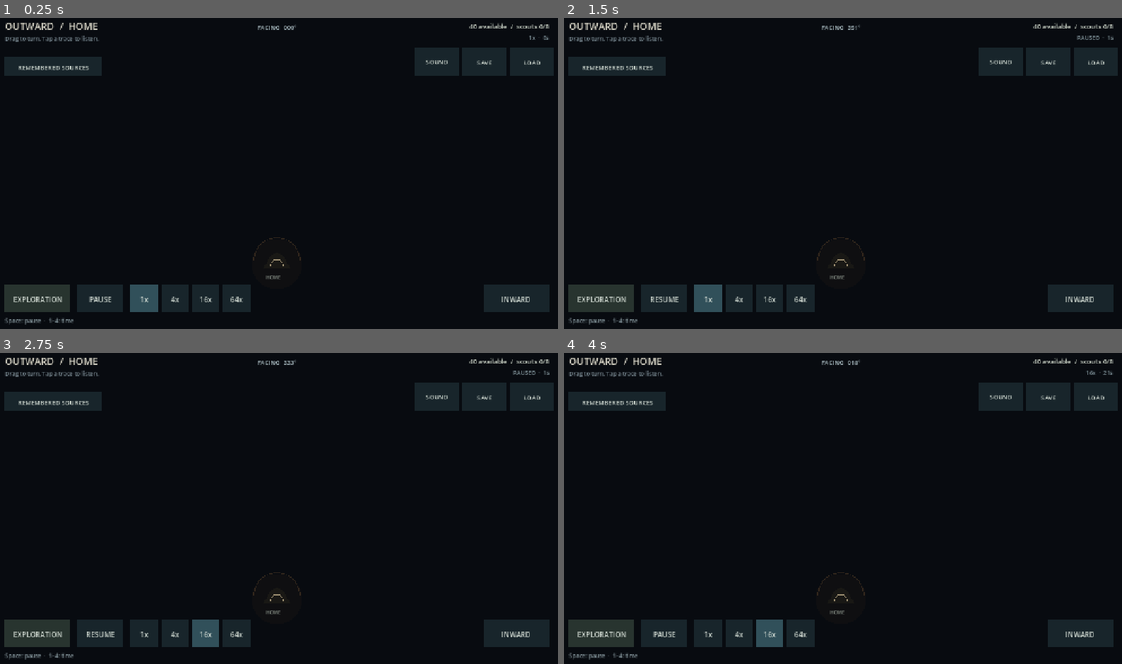
Above: before the commit, frames 1-4 (two rows, left to right).
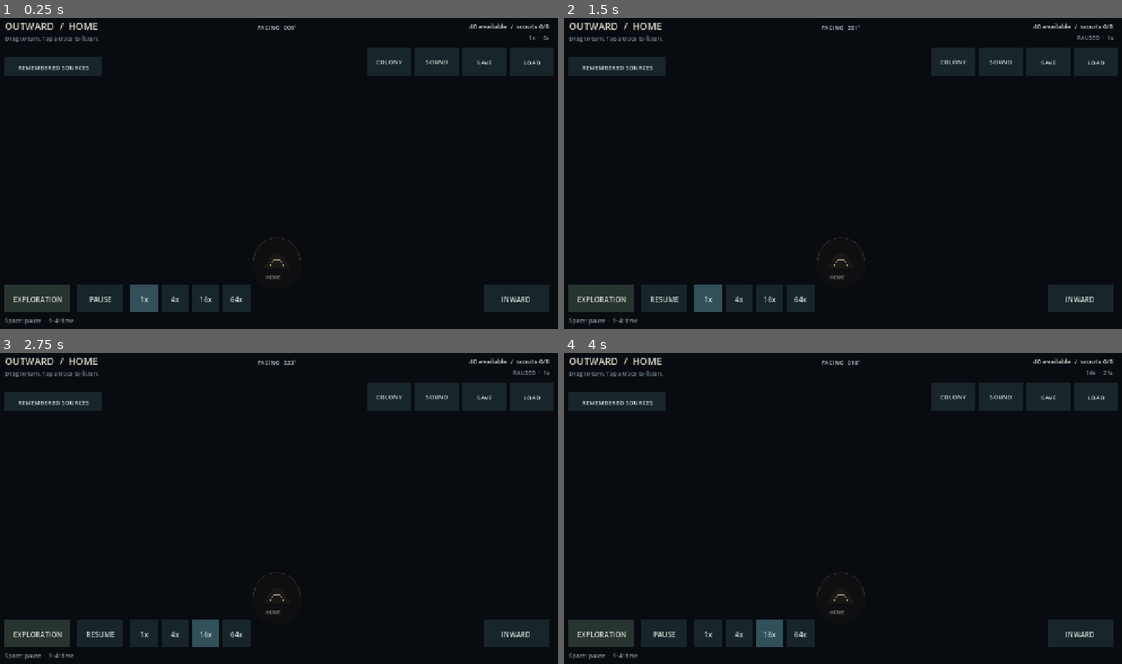
Above: after the commit, the same moments.

Repository: tellesus/Antzenpile
Game: Godot game, scene res://scenes/main/main.tscn
Same seed, same stepped clock (60 frames per second), same inputs: the game is played once before the commit and once after it. Sound files missing from this copy of the repository are replaced by a short silence.
Inputs (mouse positions are in pixels of both pictures, inside the frame that each line leads up to):
- Up to frame 1 (0.25 s): no input
- Up to frame 2 (1.5 s): tap Enter at 0.5 s; move the mouse to (965, 154) at 0.52 s; press the mouse at (965, 154) at 0.53 s; release the mouse at (965, 154) at 1.25 s; tap Space (pause) at 1.25 s; drag from (725, 189) to (815, 235) at 1.27 s
- Up to frame 3 (2.75 s): tap Enter at 2 s; move the mouse to (334, 436) at 2.02 s; hold 3 (time_16) from 2.03 s (still down); click (334, 436) at 2.3 s
- Up to frame 4 (4 s): release 3 (time_16) at 2.75 s; tap Space (pause) at 2.75 s; drag from (815, 570) to (670, 458) at 2.77 s; tap Enter at 3.5 s; move the mouse to (1010, 555) at 3.52 s; press the mouse at (1010, 555) at 3.53 s

The runs differ from the first frame. In frame 1, 0.7% of the frame differs, in the area x 65-74%, y 9-19%; in frame 2, 0.7%; in frame 3, 0.7%; in frame 4, 0.7%.

Commit message:
task 070: restart seeded colonies while preserving saves and preferences

Diff:
--- a/src/core/game_root.gd
+++ b/src/core/game_root.gd
@@ -21,6 +21,7 @@
 var mode: String = "outward"
 var audio_preferences: AudioPreferences = preload("res://src/audio/audio_preferences.gd").new()
 var _audio_settings: AudioSettings
+var _colony_controls: ColonyControls
 
 
 func _ready() -> void:
@@ -78,9 +79,15 @@
 		_audio_settings = preload("res://src/presentation/audio_settings.gd").new()
 		_audio_settings.preferences = audio_preferences
 		_audio_settings.changed = audio_preferences.save_file
-		_audio_settings.blocked = debug_is_open
+		_audio_settings.blocked = sound_controls_blocked
 		_audio_settings.z_index = 100
 		add_child(_audio_settings)
+		_colony_controls = preload("res://src/presentation/colony_controls.gd").new()
+		_colony_controls.seed_provider = current_seed
+		_colony_controls.start_command = start_new_colony
+		_colony_controls.blocked = colony_controls_blocked
+		_colony_controls.z_index = 101
+		add_child(_colony_controls)
 	# Lazy load keeps truth-view code out of the headless runtime and release input path.
 	if OS.is_debug_build() and DisplayServer.get_name() != "headless":
 		_debug_view = load("res://src/debug/debug_world_view.gd").new()
@@ -95,7 +102,7 @@
 
 
 func _unhandled_input(event: InputEvent) -> void:
-	if _audio_settings != null and _audio_settings.opened: return
+	if interaction_blocked(): return
 	if not debug_is_open() and event.is_action_pressed("save_run"):
 		_show_save_feedback(quick_save(), "Run saved")
 		get_viewport().set_input_as_handled()
@@ -125,7 +132,29 @@
 
 
 func interaction_blocked() -> bool:
+	return debug_is_open() or _audio_settings != null and _audio_settings.opened or _colony_controls != null and _colony_controls.opened
+
+
+func sound_controls_blocked() -> bool:
+	return debug_is_open() or _colony_controls != null and _colony_controls.opened
+
+
+func colony_controls_blocked() -> bool:
 	return debug_is_open() or _audio_settings != null and _audio_settings.opened
+
+
+func current_seed() -> int:
+	return simulation.run.run_seed
+
+
+func start_new_colony(seed_value: Variant) -> Dictionary:
+	if not simulation.start_new_run(seed_value):
+		return {"accepted": false, "reason": "Invalid colony seed"}
+	if _audio_settings != null: _audio_settings.opened = false
+	if _colony_controls != null: _colony_controls.opened = false
+	set_mode("outward")
+	_refresh_loaded_views()
+	return {"accepted": true, "reason": ""}
 
 
 func sensory_snapshot(pile_id: String) -> Array[Dictionary]:
@@ -306,21 +335,31 @@
 func quick_load() -> Dictionary:
 	var accepted: bool = save_service.load_into(simulation)
 	if accepted:
-		if _outward_view != null:
-			_outward_view.facing = 0.0
-			_outward_view.selected_id = ""
-			_outward_view.sources_open = false
-			_outward_view.source_page = 0
-			_outward_view.reset_mission_visuals()
-		if _inward_view != null:
-			_inward_view.selected_id = ""
-			_inward_view.web_selection = "foraging"
-			_inward_view.web_family = "foraging"
-		if _debug_view != null:
-			_debug_view.snapshot_provider = simulation.run.to_dict
-		if _audio_controller != null:
-			_audio_controller.restart_after_load()
+		_refresh_loaded_views()
 	return {"accepted": accepted, "reason": save_service.last_error}
+
+
+func _refresh_loaded_views() -> void:
+	if _outward_view != null:
+		_outward_view.facing = 0.0
+		_outward_view.selected_id = ""
+		_outward_view.sources_open = false
+		_outward_view.source_page = 0
+		_outward_view._pointer_kind = ""
+		_outward_view._feedback = ""
+		_outward_view.reset_mission_visuals()
+		_outward_view._process(0)
+	if _inward_view != null:
+		_inward_view.selected_id = ""
+		_inward_view.web_selection = "foraging"
+		_inward_view.web_family = "foraging"
+		_inward_view._feedback = ""
+		_inward_view._process(0)
+	if _debug_view != null:
+		_debug_view.snapshot_provider = simulation.run.to_dict
+		_debug_view.model.selected_id = "home"
+	if _audio_controller != null:
+		_audio_controller.restart_after_load()
 
 
 func _show_save_feedback(result: Dictionary, success: String) -> void:
--- a/src/core/simulation_controller.gd
+++ b/src/core/simulation_controller.gd
@@ -43,6 +43,13 @@
 	if not candidate.restore(snapshot):
 		return false
 	_attach_run(candidate)
+	return true
+
+
+func start_new_run(seed_value: Variant) -> bool:
+	if not seed_value is int:
+		return false
+	_attach_run(Run.new(seed_value))
 	return true
 
 
--- /dev/null
+++ b/src/presentation/colony_controls.gd
@@ -0,0 +1,69 @@
+class_name ColonyControls
+extends Node2D
+## Explicit restart choices, separate from colony actions and save slots.
+
+var seed_provider: Callable
+var start_command: Callable
+var blocked: Callable
+var opened: bool = false
+var _font: Font = ThemeDB.fallback_font
+
+func _process(_delta: float) -> void: queue_redraw()
+
+func button_rect() -> Rect2:
+	return Rect2(get_viewport_rect().size.x - 436,78,100,64)
+
+func panel_rect() -> Rect2:
+	return Rect2(get_viewport_rect().size.x - 432,156,408,332)
+
+func choice_rect(choice: String) -> Rect2:
+	return Rect2(panel_rect().position + Vector2(24,148 if choice == "repeat" else 206 if choice == "fresh" else 264),Vector2(360,44))
+
+func activate_at(at: Vector2) -> bool:
+	if blocked.is_valid() and blocked.call(): return false
+	if button_rect().has_point(at):
+		opened = not opened
+		return true
+	if not opened: return false
+	if choice_rect("cancel").has_point(at):
+		opened = false
+		return true
+	for choice: String in ["repeat", "fresh"]:
+		if choice_rect(choice).has_point(at) and start_command.is_valid() and seed_provider.is_valid():
+			var seed_value: int = seed_provider.call()
+			if choice == "fresh":
+				seed_value = int(Time.get_ticks_usec() % 2147483646) + 1
+				if seed_value == seed_provider.call(): seed_value = seed_value % 2147483646 + 1
+			var result: Dictionary = start_command.call(seed_value)
+			if result.get("accepted",false): opened = false
+	return true
+
+func _input(event: InputEvent) -> void:
+	if blocked.is_valid() and blocked.call(): return
+	if opened and event is InputEventKey and event.pressed and event.keycode == KEY_ESCAPE:
+		opened = false
+		get_viewport().set_input_as_handled()
+		return
+	var press: bool = event is InputEventScreenTouch and event.pressed or event is InputEventMouseButton and event.pressed and event.button_index == MOUSE_BUTTON_LEFT
+	if press and activate_at(event.position): get_viewport().set_input_as_handled()
+	elif opened: get_viewport().set_input_as_handled()
+
+func _draw() -> void:
+	if blocked.is_valid() and blocked.call(): return
+	draw_rect(button_rect(),Color("18252b"))
+	_label(button_rect().position + Vector2(21,38),"COLONY",14,Color("d3dcd4"))
+	if not opened: return
+	draw_rect(get_viewport_rect(),Color(0.025,0.04,0.06,0.82))
+	var panel: Rect2 = panel_rect()
+	draw_rect(panel,Color("111921"))
+	draw_rect(panel,Color("41535a"),false)
+	_label(panel.position+Vector2(24,32),"Start a new colony",22,Color("d9d3be"))
+	_label(panel.position+Vector2(24,64),"Unsaved progress will be replaced.",15,Color("ccac91"))
+	_label(panel.position+Vector2(24,90),"Your saved colony and sound settings stay.",15,Color("a9b9bc"))
+	_label(panel.position+Vector2(24,120),"Same backyard · current seed %s" % str(seed_provider.call()),13,Color("82939c"))
+	for choice: String in ["repeat","fresh","cancel"]:
+		draw_rect(choice_rect(choice),Color("35483c") if choice != "cancel" else Color("263038"))
+		_label(choice_rect(choice).position+Vector2(32,28),"REPEAT THIS SEED" if choice == "repeat" else "START WITH A FRESH SEED" if choice == "fresh" else "CANCEL",14,Color("dce5d9"))
+
+func _label(at: Vector2,text: String,size: int,color: Color) -> void:
+	draw_string(_font,at,text,HORIZONTAL_ALIGNMENT_LEFT,-1,size,color)
--- /dev/null
+++ b/tests/probe_new_colony.gd
@@ -0,0 +1,40 @@
+extends SceneTree
+const Root = preload("res://src/core/game_root.gd")
+const Save = preload("res://src/core/save_service.gd")
+var failed: bool = false
+func _initialize(): _run.call_deferred()
+func _run():
+	var root := Root.new()
+	get_root().add_child(root)
+	root.set_process(false)
+	root.simulation.set_exploration(2)
+	root.simulation.advance(300)
+	root.simulation.toggle_pause()
+	root.save_service = Save.new("res://.godot/card070_probe_save.json")
+	if not root.quick_save().accepted: failed = true
+	root.audio_preferences.music = 0.25
+	var snapshot: Dictionary = root.simulation.run.to_dict()
+	var controls: ColonyControls = root._colony_controls
+	for mode: String in ["outward","inward"]:
+		root.set_mode(mode)
+		for size: Vector2i in [Vector2i(1280,720),Vector2i(900,600)]:
+			DisplayServer.window_set_size(size)
+			for frame: int in 3: await process_frame
+			controls.activate_at(controls.button_rect().get_center())
+			if not root.interaction_blocked() or not root.sound_controls_blocked(): failed = true
+			if root._audio_settings.activate_at(root._audio_settings.button_rect().get_center()): failed = true
+			for frame: int in 3: await process_frame
+			await RenderingServer.frame_post_draw
+			if get_root().get_texture().get_image().save_png("res://.godot/card070_%s_%d.png" % [mode,size.x]) != OK: failed = true
+			controls.activate_at(controls.choice_rect("cancel").get_center())
+	if snapshot != root.simulation.run.to_dict(): failed = true
+	controls.opened = true
+	controls.activate_at(controls.choice_rect("repeat").get_center())
+	if controls.opened or root.mode != "outward" or root.simulation.run.simulation_time != 0 or root.audio_preferences.music != 0.25: failed = true
+	root._outward_view.dispatch_command.call(0.0)
+	if root.simulation.run.scouts.size() != 1: failed = true
+	if not root.quick_load().accepted or root.simulation.run.to_dict() != snapshot: failed = true
+	print("[NEW-COLONY] both layouts/modes, exclusive modal, repeat seed, retained levels/save and rebound scout command; failed=%s" % failed)
+	root.free()
+	await create_timer(0.5).timeout
+	quit(1 if failed else 0)
--- a/tests/run_tests.gd
+++ b/tests/run_tests.gd
@@ -64,6 +64,7 @@
 	preload("res://tests/test_colony_activity.gd"),
 	preload("res://tests/test_chamber_music.gd"),
 	preload("res://tests/test_audio_preferences.gd"),
+	preload("res://tests/test_new_colony.gd"),
 ]
 
 var checks: int = 0
--- /dev/null
+++ b/tests/test_new_colony.gd
@@ -0,0 +1,60 @@
+extends RefCounted
+const Controller = preload("res://src/core/simulation_controller.gd")
+const Root = preload("res://src/core/game_root.gd")
+const Controls = preload("res://src/presentation/colony_controls.gd")
+const Save = preload("res://src/core/save_service.gd")
+
+func run(test: Object) -> bool:
+	var game := Controller.new(70)
+	var founding: Dictionary = game.run.to_dict()
+	game.set_exploration(5)
+	game.advance(500)
+	var old_clock: SimulationClock = game.run.clock
+	var old_system: RefCounted = game.scouting
+	test.check(game.start_new_run(70) and game.run.to_dict() == founding, "Repeat seed restores the exact founding colony with no residual jobs or evidence")
+	test.check(not old_clock.tick.is_connected(game._tick) and old_system != game.scouting, "Old clock disconnects while fresh systems attach to the same controller")
+	var before: Dictionary = game.run.to_dict()
+	old_clock.advance(5)
+	test.check(game.run.to_dict() == before, "An externally retained old clock cannot advance the fresh run")
+	for value: Variant in ["70", 70.0, true, null]:
+		test.check(not game.start_new_run(value) and game.run.to_dict() == before, "Invalid seed preserves the active colony atomically")
+	test.check(game.start_new_run(-70) and game.run.run_seed == -70, "Repeat supports the existing signed integer seed contract")
+	game.set_exploration(5)
+	game.advance(100)
+	var repeat := Controller.new(-70)
+	repeat.set_exploration(5)
+	repeat.advance(100)
+	test.check(game.run.to_dict() == repeat.run.to_dict(), "Fresh systems replay fixed ticks deterministically")
+	var root := Root.new()
+	test.get_root().add_child(root)
+	root.save_service = Save.new("res://.godot/card070_test_save.json")
+	root.simulation.set_exploration(2)
+	root.simulation.advance(300)
+	var saved: Dictionary = root.simulation.run.to_dict()
+	root.audio_preferences.set_level("music",0.25)
+	test.check(root.quick_save().accepted, "Existing colony is saved before the independent restart test")
+	var saved_bytes: String = FileAccess.get_file_as_string(root.save_service.path)
+	var controller: SimulationController = root.simulation
+	test.check(root.start_new_colony(71).accepted and root.simulation == controller and root.current_seed() == 71 and root.mode == "outward", "Root restarts through its existing command owner and OUTWARD entry")
+	test.check(root.audio_preferences.music == 0.25 and FileAccess.get_file_as_string(root.save_service.path) == saved_bytes, "Fresh colony leaves player levels and saved slot intact")
+	test.check(root.quick_load().accepted and root.simulation.run.to_dict() == saved, "Saved previous colony remains loadable after starting fresh")
+	DirAccess.remove_absolute(ProjectSettings.globalize_path(root.save_service.path))
+	var controls := Controls.new()
+	controls.seed_provider = root.current_seed
+	controls.start_command = root.start_new_colony
+	test.get_root().add_child(controls)
+	var before_cancel: Dictionary = root.simulation.run.to_dict()
+	var touch := InputEventScreenTouch.new()
+	touch.pressed = true
+	touch.position = controls.button_rect().get_center()
+	controls._input(touch)
+	test.check(controls.opened and controls.activate_at(Vector2(2,2)), "Colony modal uses touch and absorbs background input")
+	controls.activate_at(controls.choice_rect("cancel").get_center())
+	test.check(not controls.opened and root.simulation.run.to_dict() == before_cancel, "Cancel has no colony effect")
+	controls.opened = true
+	var old_seed: int = root.current_seed()
+	controls.activate_at(controls.choice_rect("fresh").get_center())
+	test.check(not controls.opened and root.current_seed() != old_seed and root.simulation.run.simulation_time == 0, "Explicit fresh choice starts a different seeded colony")
+	controls.free()
+	root.free()
+	return true
Not shown, added: src/presentation/colony_controls.gd.uid
Not shown, added: tests/probe_new_colony.gd.uid
Not shown, added: tests/test_new_colony.gd.uid
Not shown, changed: README.md
Not shown, changed: docs/ARCHITECTURE.md
Not shown, changed: docs/POST_SLICE_PLAN.md
Not shown, changed: docs/UI_RULES.md
Not shown, added: docs/tasks/070_new_colony_controls.md
